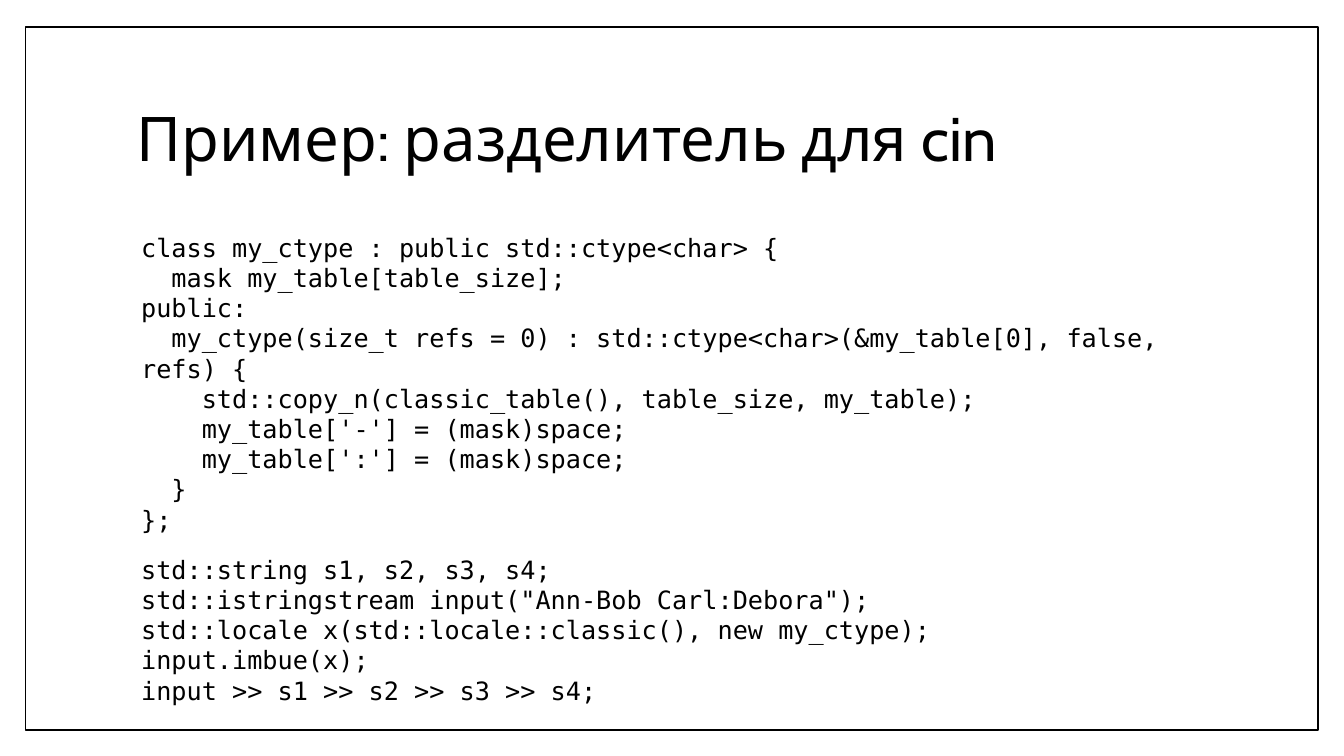
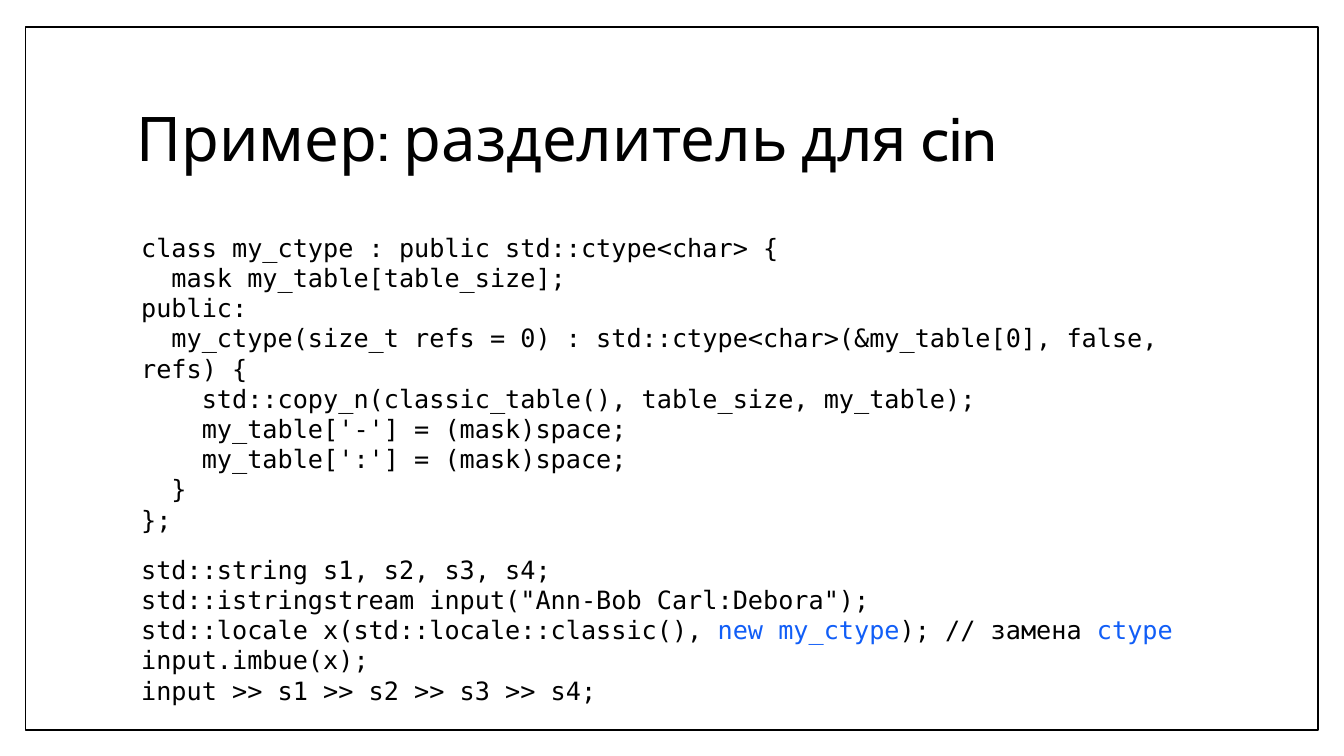
Before and after one commit to MIPT-ILab/cpp-lects-rus, a slide deck: slide 67 of slides/lec2-5-iostreams-locales.pptx (slide 59 before the commit). Drawn at 1344x756 pixels with LibreOffice and Linux fonts; fonts in the diff are those of the drawing. Boxes give left, top, right and bottom in pixels: in the first picture for what was removed or moved away, otherwise in the second. Text is boxed around its words. In the diff, an @@ line names an element or a change of style, - is before the commit and + after.

```diff
--- a/slides/lec2-5-iostreams-locales.pptx
+++ b/slides/lec2-5-iostreams-locales.pptx
@@ text at (141,560,1173,706): text changed @@
-std::string s1, s2, s3, s4;
-std::istringstream input("Ann-Bob Carl:Debora");
-std::locale x(std::locale::classic(), new my_ctype);
-input.imbue(x);
-input >> s1 >> s2 >> s3 >> s4;
+std::string s1, s2, s3, s4;
+std::istringstream input("Ann-Bob Carl:Debora");
+std::locale x(std::locale::classic(), new my_ctype); // замена ctype
+input.imbue(x);
+input >> s1 >> s2 >> s3 >> s4;
```
Also in this commit, not shown: 12 other slides changed, 16 slides added, 6 slides removed, 5 other files.
